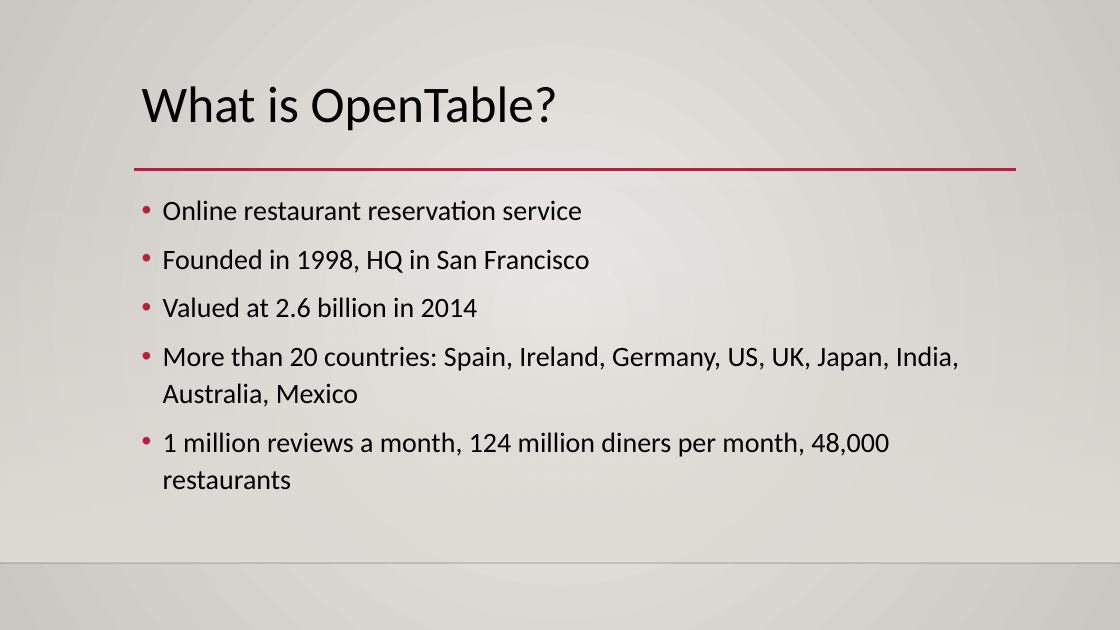
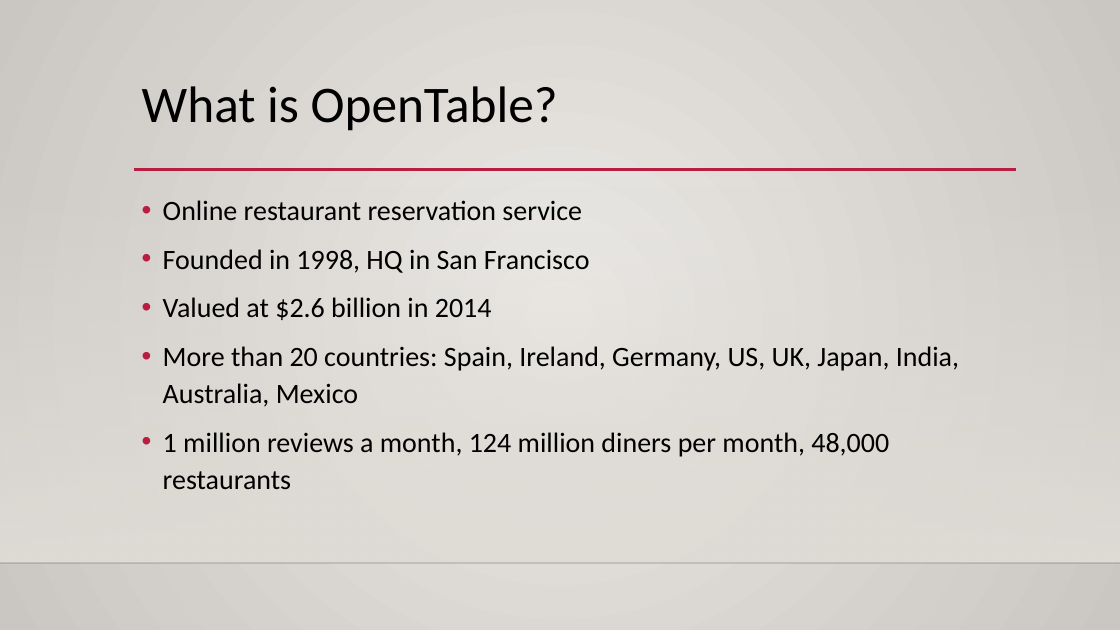
Before and after one commit to qnguyen793/Web_Scraping_Project, a slide deck: slide 3 of Open Table Presentation.pptx. Drawn at 1120x630 pixels with LibreOffice and Linux fonts; fonts in the diff are those of the drawing; background and template pictures are left out. Boxes give left, top, right and bottom in pixels: in the first picture for what was removed or moved away, otherwise in the second. Text is boxed around its words. In the diff, an @@ line names an element or a change of style, - is before the commit and + after.

```diff
--- a/Open Table Presentation.pptx
+++ b/Open Table Presentation.pptx
@@ text at <box>163,297,492,320</box>: text changed @@
-• Valued at 2.6 billion in 2014
+• Valued at $2.6 billion in 2014
```
Also in this commit, not shown: 3 other slides changed, 2 other files.
